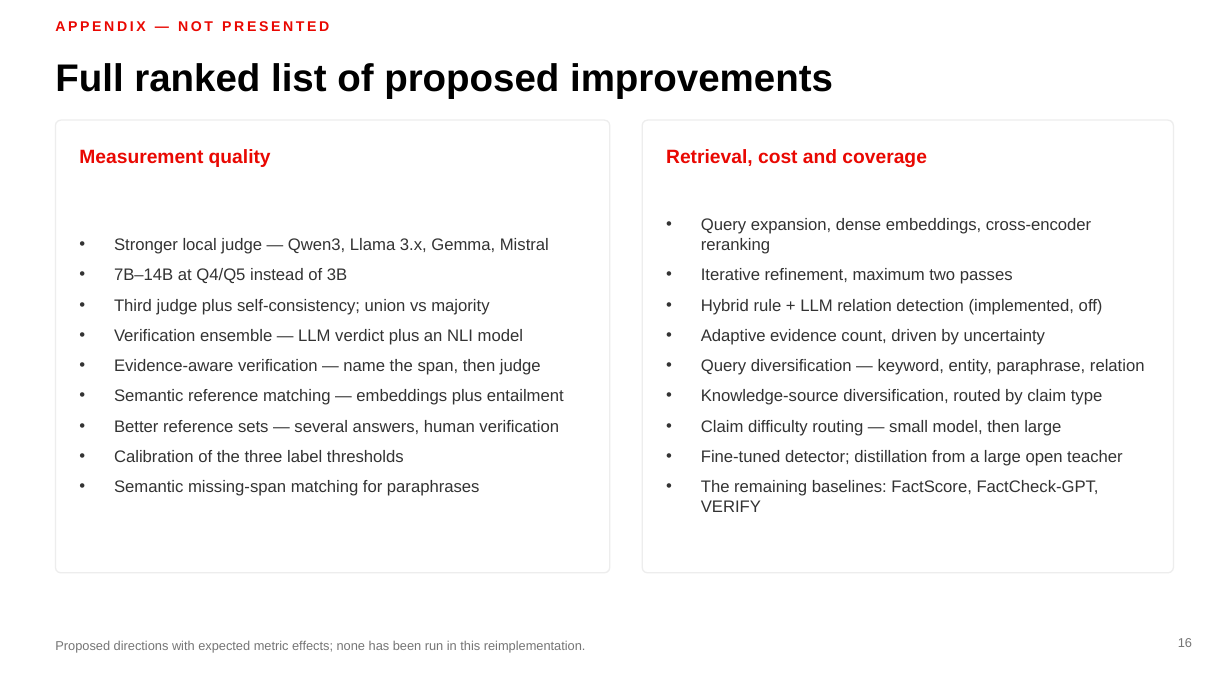
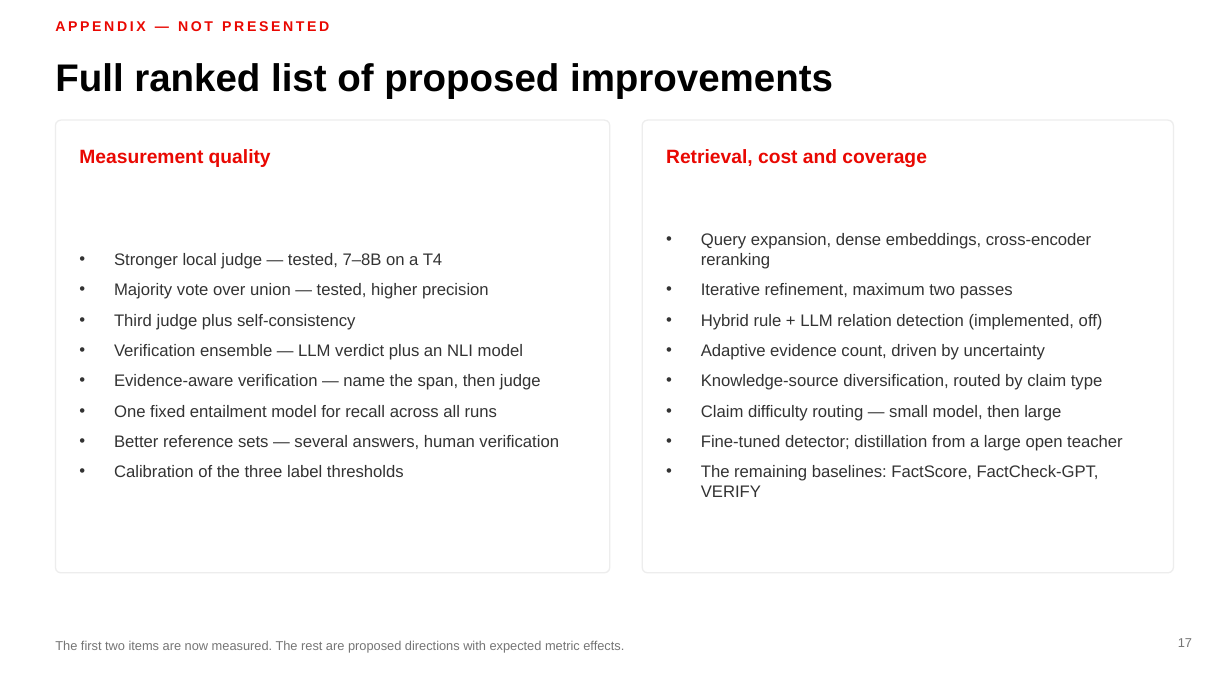
Before and after one commit to MadhavKrishna06/Verifact-Lite, a slide deck: slide 17 of presentation/VERIFACT-Lite-TTU.pptx (slide 16 before the commit). Drawn at 1232x693 pixels with LibreOffice and Linux fonts; fonts in the diff are those of the drawing. Boxes give left, top, right and bottom in pixels: in the first picture for what was removed or moved away, otherwise in the second. Text is boxed around its words. In the diff, an @@ line names an element or a change of style, - is before the commit and + after.

Commit message:
docs: fold the Colab findings into the deck (beta)
Two new result slides: the judge as measuring instrument (identical facts
score 0.105 incomplete at 3B and 0.438 at 7B; identical answers score 0.41
recall at 3B and 0.28 at 7B), and which conclusions survived the upgrade
(majority still beats union on precision everywhere; the 60% incomplete-rate
gap was a 3B artifact).

Verdict-change slide now carries contradicted 3 to 8, completing the paper's
reported pattern. The paper-comparison and limitations slides mark two rows as
measured rather than proposed. Word mapping moves to the appendix, which also
gains experiment B.

```diff
--- a/presentation/VERIFACT-Lite-TTU.pptx
+++ b/presentation/VERIFACT-Lite-TTU.pptx
@@ text at [114,253,489,330]: text changed @@
-• Stronger local judge — Qwen3, Llama 3.x, Gemma, Mistral
-• 7B–14B at Q4/Q5 instead of 3B
-• Third judge plus self-consistency; union vs majority
+• Stronger local judge — tested, 7–8B on a T4
+• Majority vote over union — tested, higher precision
+• Third judge plus self-consistency
@@ text at [701,359,1145,375]: paragraph removed @@
-• Query diversification — keyword, entity, paraphrase, relation
@@ text at [114,405,497,417]: text changed @@
-• Semantic reference matching — embeddings plus entailment
+• One fixed entailment model for recall across all runs
@@ text at [114,480,480,496]: paragraph removed @@
-• Semantic missing-span matching for paraphrases
@@ text at [55,640,624,653]: text changed @@
-Proposed directions with expected metric effects; none has been run in this reimplementation.
+The first two items are now measured. The rest are proposed directions with expected metric effects.
@@ page number at [1178,638,1192,647]: text changed @@
-16
+17
```
Also in this commit, not shown: 11 other slides changed, 4 slides added, 3 slides removed, 2 other files.
